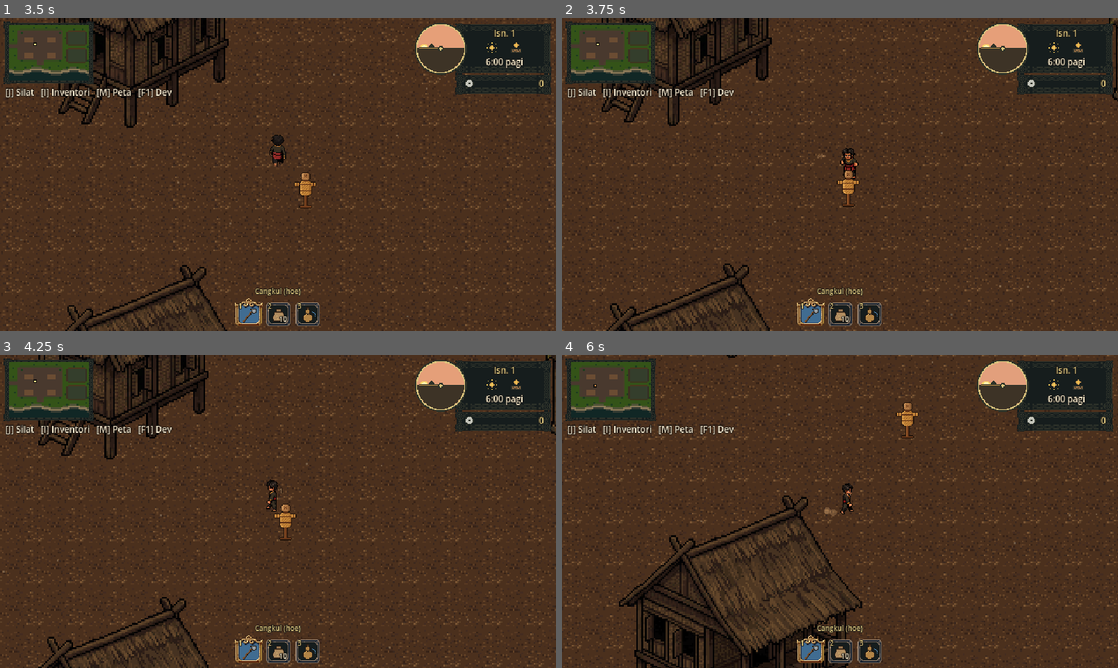
Above: before the commit, frames 1-4 (two rows, left to right).
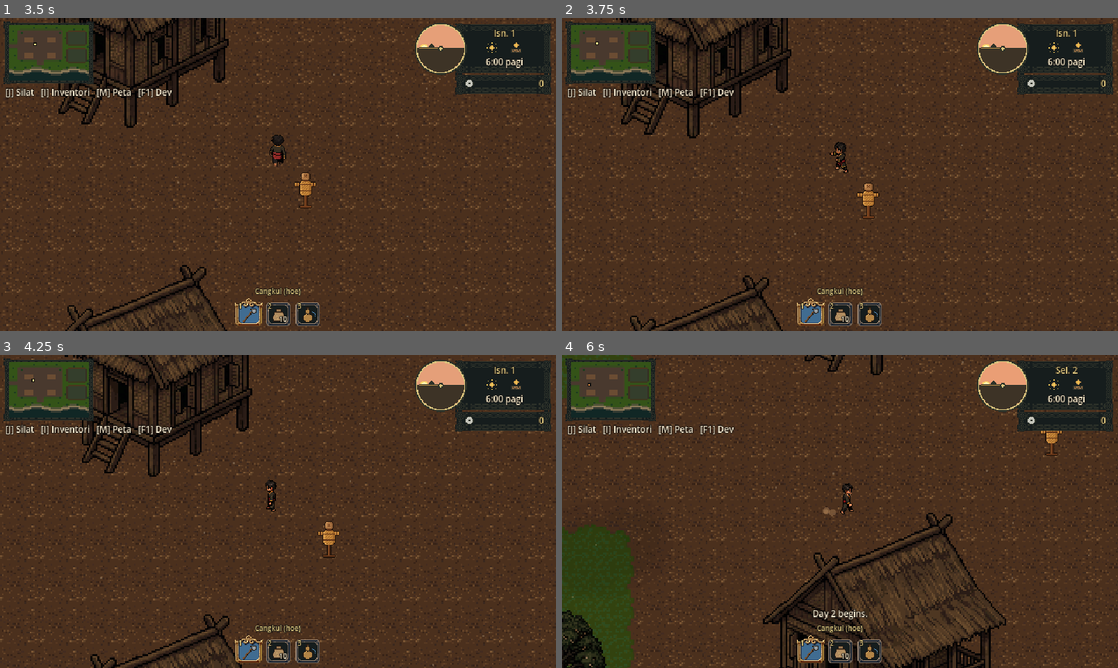
Above: after the commit, the same moments.

Repository: Hans2340/project-harvest
Game: Godot game, scene res://scenes/world/kampung.tscn
The game is run twice, just before and just after one commit, with the same random seed, the same clock (stepped at 60 frames per second) and the same inputs.
Inputs (mouse positions are in pixels of both pictures, inside the frame that each line leads up to):
- Up to frame 1 (3.5 s): tap Enter at 0.5 s; move the mouse to (400, 158) at 0.52 s; hold D (move_right) 0.53-1.28 s; hold J (attack) 0.53-1.28 s; move the mouse to (166, 190) at 1.27 s; hold S (move_down) 1.28-2.03 s; tap E (interact) at 1.35 s; move the mouse to (333, 105) at 2.02 s; hold D (move_right) 2.03-2.78 s; hold Shift (run) 2.03-2.78 s; move the mouse to (250, 237) at 2.77 s; hold W (move_up) from 2.78 s (still down); tap 1 (tool_1) at 2.85 s
- Up to frame 2 (3.75 s): move the mouse to (1006, 221) at 3.52 s; release W (move_up) at 3.53 s; hold A (move_left) from 3.53 s (still down); hold J (attack) from 3.53 s (still down)
- Up to frame 3 (4.25 s): keep holding A (move_left); keep holding J (attack)
- Up to frame 4 (6 s): move the mouse to (673, 464) at 4.27 s; release J (attack) at 4.28 s; tap E (interact) at 4.35 s; move the mouse to (867, 511) at 5.02 s; release A (move_left) at 5.03 s; hold S (move_down) 5.03-5.78 s; hold Shift (run) 5.03-5.78 s; move the mouse to (756, 433) at 5.77 s; hold D (move_right) from 5.78 s (still down); tap 1 (tool_1) at 5.85 s

Frame 1 is identical in both runs. In frame 2, 15% of the frame differs, in the area x 0-100%, y 0-100%; in frame 3, 14%; in frame 4, 23%.

Commit message:
Auto-target steps in at most half a tile

Diff:
--- a/scripts/player/player.gd
+++ b/scripts/player/player.gd
@@ -34,9 +34,9 @@
 const HIT_RADIUS := 16.0
 const HITSTOP := 0.07                  ## the strike freezes this long when it lands
 ## Auto-target (langkah): a strike turns to the best target within AUTO_RANGE and steps in
-## to punching distance before it lands. Targets in front (or in the held direction) win over
+## (at most half a tile) to punching distance before it lands. Targets in front (or in the held direction) win over
 ## nearer ones behind. Nothing in range: the strike goes the way you face.
-const AUTO_RANGE := 112.0              ## from the body, about 2.3 tiles
+const AUTO_RANGE := HIT_REACH + 24.0   ## from the body: punching distance plus half a tile of step
 const FRONT_BIAS := 0.55               ## a target in front counts as this much nearer
 const DASH_SPEED := 280.0
 const DASH_MAX := 0.35                 ## seconds of stepping in per strike, at most
--- a/tests/test_combat.gd
+++ b/tests/test_combat.gd
@@ -45,20 +45,20 @@
 	_check(d.total_damage == 1 + 1 + 1 + 2, "combo damage 1 + 1 + 2 (total %d)" % d.total_damage)
 	_check(not p.is_attacking() and p._anim == 0, "the combo ends after the kick")
 
-	# Auto-target: the dummy is to the right, we face left and stand two tiles away.
+	# Auto-target: the dummy is to the right, we face left, half a tile out of reach.
 	log.clear()
-	var start: Vector2 = d.global_position + Vector2(-90, 0)
+	var start: Vector2 = d.global_position + Vector2(-46, 0)
 	p.global_position = start
 	p._update_facing(Vector2.LEFT)
 	p.attack()
 	await _until(func(): return not p.is_attacking(), 90)
 	_check(log == [[0, true]], "facing away, the jab turns to the dummy and lands (%s)" % [log])
 	_check(p.facing == Vector2.RIGHT, "now facing the dummy")
-	_check(p.global_position.x > start.x + 40, "stepped in toward it (%.0f px)" % (p.global_position.x - start.x))
+	_check(p.global_position.x > start.x + 10, "stepped in toward it (%.0f px)" % (p.global_position.x - start.x))
 
 	# Off the axis: below-right of the dummy. Lines up and lands.
 	log.clear()
-	p.global_position = d.global_position + Vector2(70, 50)
+	p.global_position = d.global_position + Vector2(30, 22)
 	p._update_facing(Vector2.DOWN)
 	p.attack()
 	await _until(func(): return not p.is_attacking(), 90)
@@ -66,7 +66,7 @@
 
 	# Out of range: no turning, no stepping, the jab goes the way we face and misses.
 	log.clear()
-	start = d.global_position + Vector2(-200, 0)
+	start = d.global_position + Vector2(-80, 0)
 	p.global_position = start
 	p._update_facing(Vector2.LEFT)
 	p.attack()
